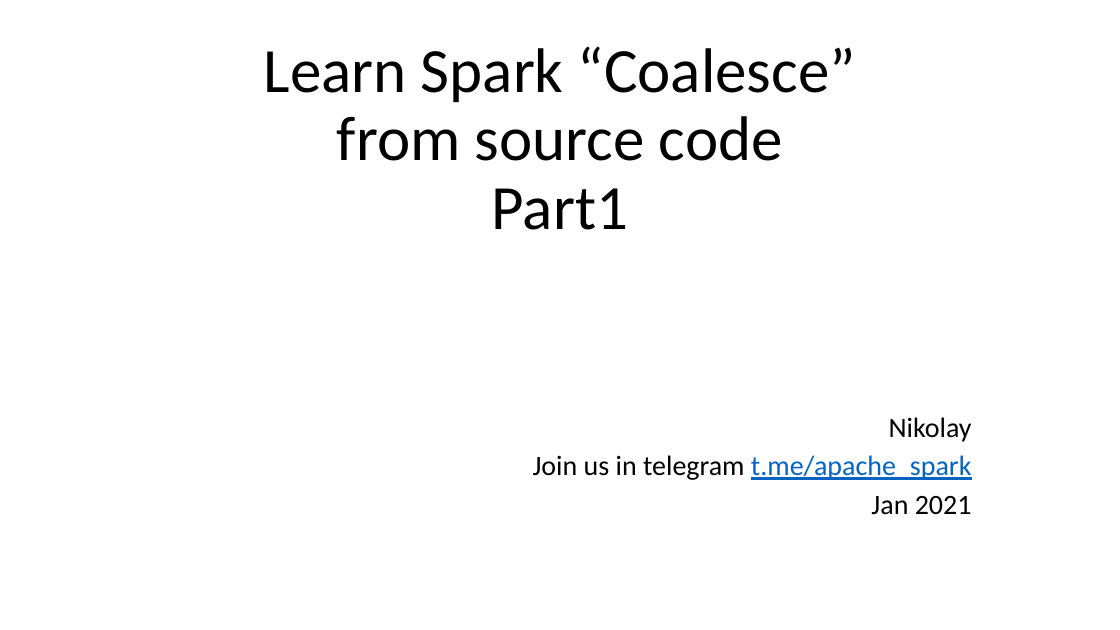
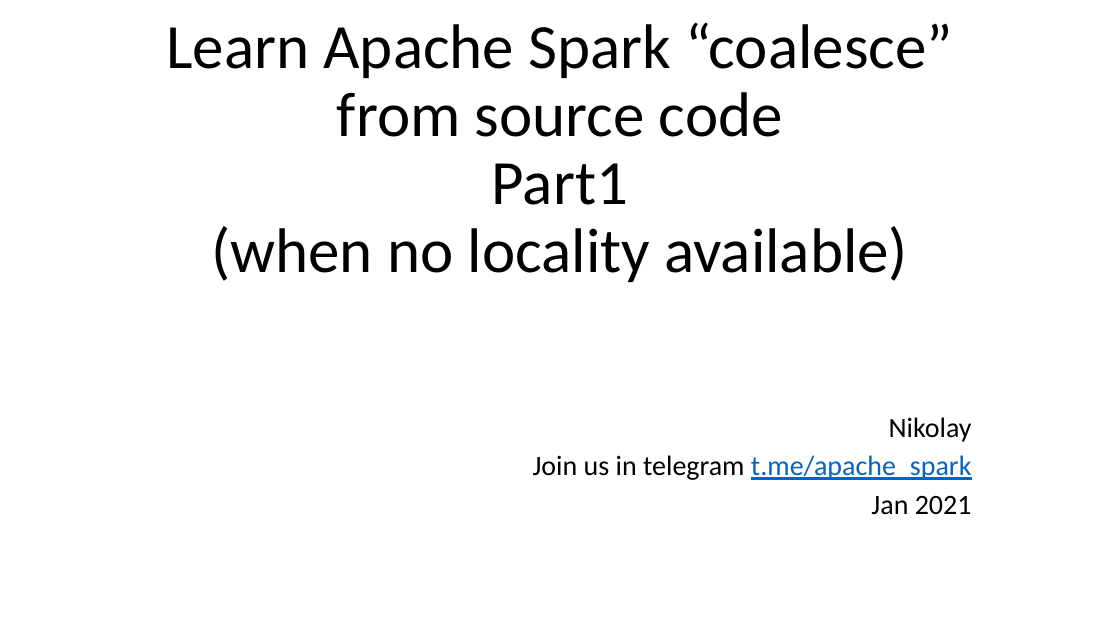
Before and after one commit to nkudinov/apache_spark_pptx, a slide deck: slide 1 of Spark_coalesce.pptx. Drawn at 1120x630 pixels with LibreOffice and Linux fonts; fonts in the diff are those of the drawing. Boxes give left, top, right and bottom in pixels: in the first picture for what was removed or moved away, otherwise in the second. Text is boxed around its words. In the diff, an @@ line names an element or a change of style, - is before the commit and + after.

Commit message:
change Coalesce pptx

```diff
--- a/Spark_coalesce.pptx
+++ b/Spark_coalesce.pptx
@@ title at [166,22,953,282]: text changed @@
-Learn Spark “Coalesce”
-from source code
-Part1
+Learn Apache Spark “coalesce”
+from source code
+Part1
+(when no locality available)
```
Also in this commit, not shown: 8 other slides changed, 3 slides added, 1 slide removed.
